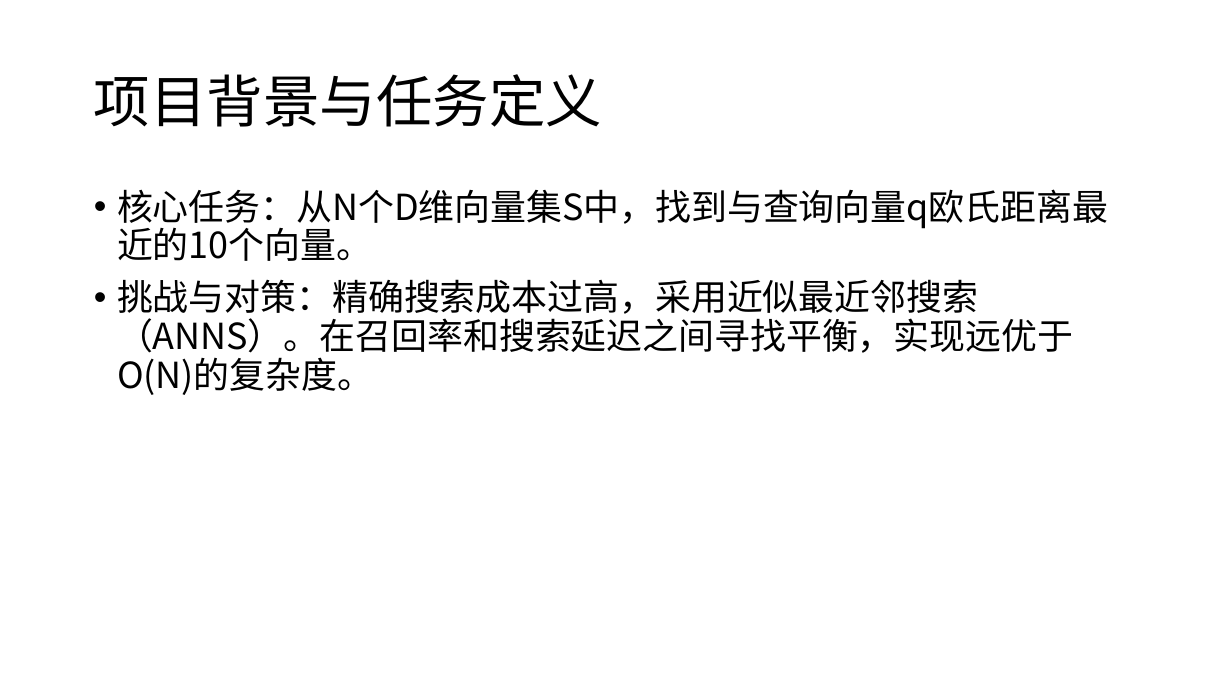
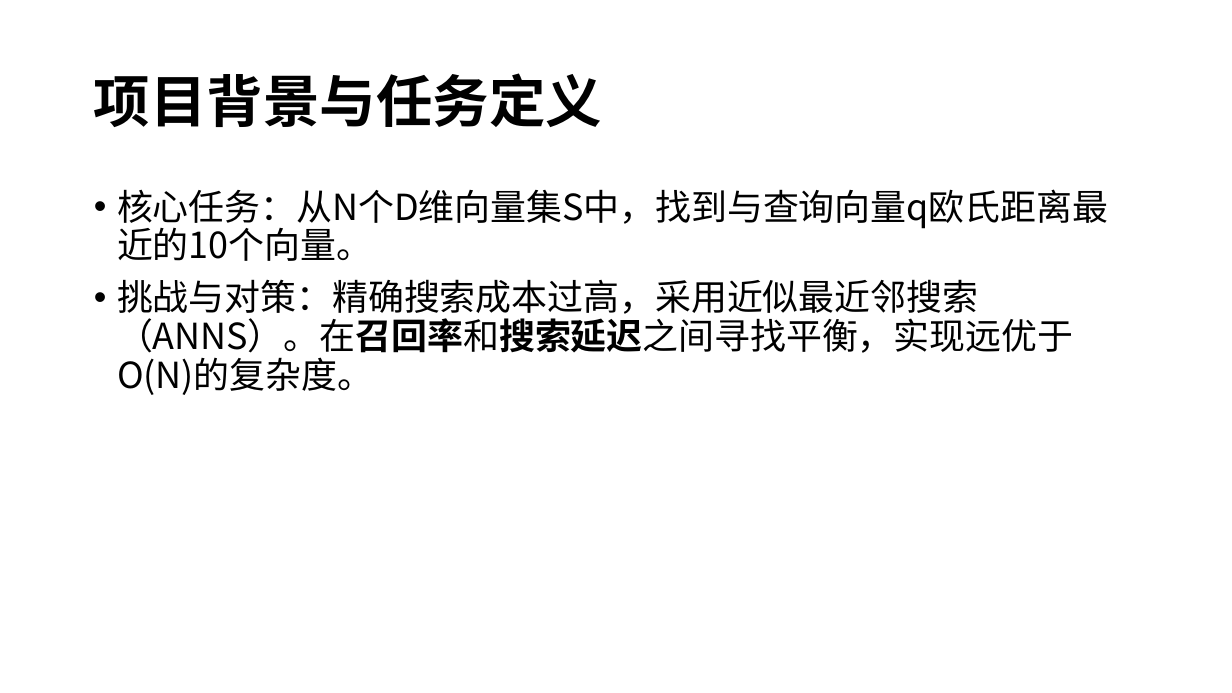
Before and after one commit to ray847/ANNS, a slide deck: slide 4 of doc/基于TunableHNSW的高性能向量搜索研究.pptx (slide 2 before the commit). Drawn at 1232x693 pixels with LibreOffice and Linux fonts; fonts in the diff are those of the drawing. Boxes give left, top, right and bottom in pixels: in the first picture for what was removed or moved away, otherwise in the second. Text is boxed around its words. In the diff, an @@ line names an element or a change of style, - is before the commit and + after.

```diff
--- a/doc/基于TunableHNSW的高性能向量搜索研究.pptx
+++ b/doc/基于TunableHNSW的高性能向量搜索研究.pptx
@@ title "项目背景与任务定义" at box(94, 73, 602, 127): bold on @@
@@ text at box(117, 279, 1073, 395): bold on in "挑战与对策：精确搜索成本过高，采用近似最近邻搜索（ANNS）。在召回率和搜索延迟之间寻找平衡，实现远优于O(N)的复杂度 ..." @@
```
Also in this commit, not shown: 10 other slides changed, 6 slides added, 11 other files.
